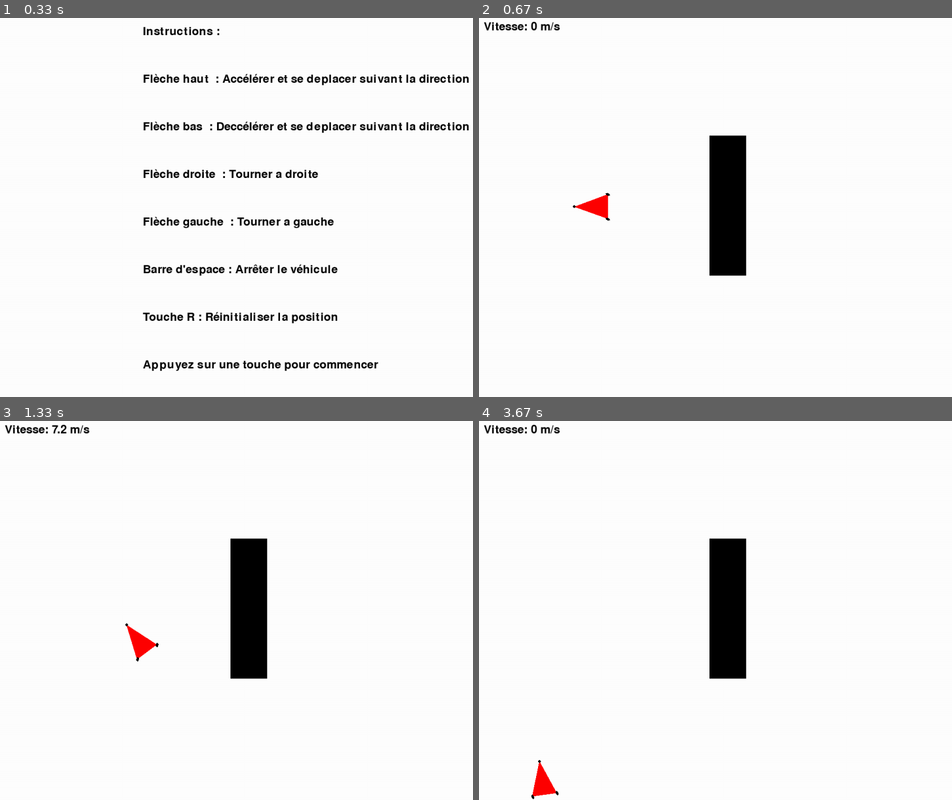
Above: before the commit, frames 1-4 (two rows, left to right).
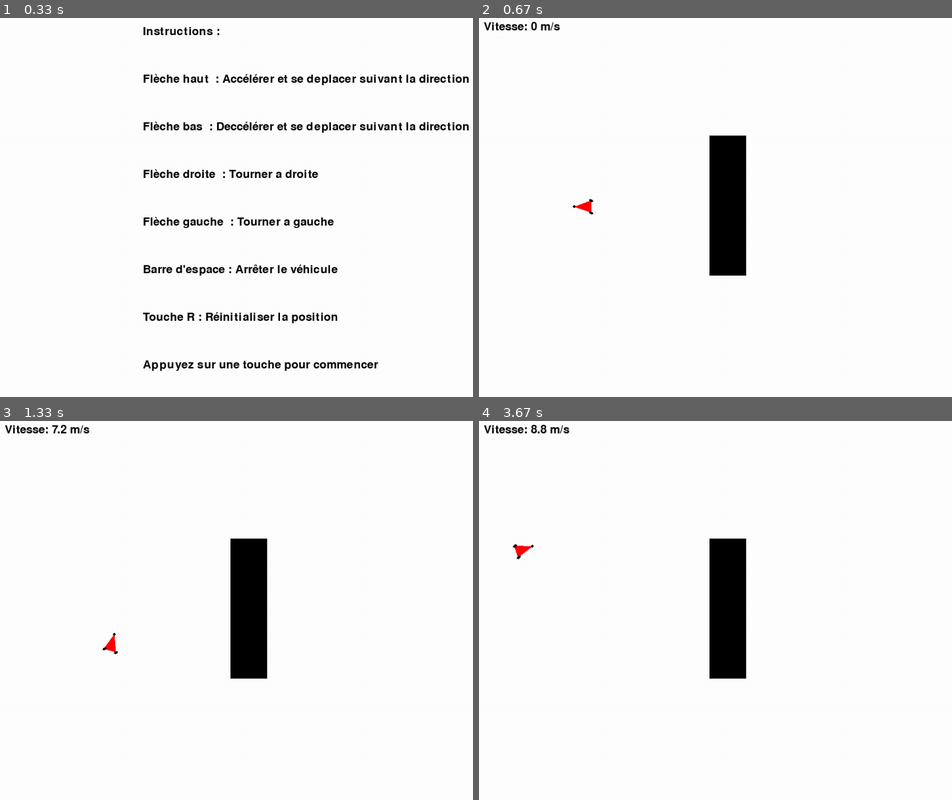
Above: after the commit, the same moments.

Repository: Singh-Jaskaranpreet/projet_robot_LU2IN013
Game: pygame game, started from simulateur.py
Two runs of this game, one before a commit and one after it. Both use one fixed random seed, a clock stepped at 60 frames per second and the inputs below.
Inputs:
- Up to frame 1 (0.33 s): no input
- Up to frame 2 (0.67 s): hold Right from 0.33 s (still down)
- Up to frame 3 (1.33 s): release Right at 0.8 s; hold Up 0.83-1.13 s; hold Right from 1.17 s (still down)
- Up to frame 4 (3.67 s): release Right at 1.63 s; hold Left 1.67-2.2 s; hold Down 2.23-2.53 s; hold Left 2.57-2.97 s; hold Up 3-3.37 s; hold Right from 3.4 s (still down)

Frame 1 is identical in both runs. In frame 2, 0.2% of the frame differs, in the area x 21-28%, y 46-54%; in frame 3, 0.3%; in frame 4, 0.4%, in the area x 7-20%, y 1-100%.

Commit message:
diminution taille du robot

Diff:
--- a/Vehicule.py
+++ b/Vehicule.py
@@ -5,7 +5,7 @@
 
     def __init__(self, nom, vitesse,coord, longueur, nb_roues):
         self.nom = nom
-        self.long=longueur # Distance entre les essieux
+        self.long=longueur/2 # Distance entre les essieux
         self.angle = 0
         self.direction_x = 1
         self.direction_y = 0
